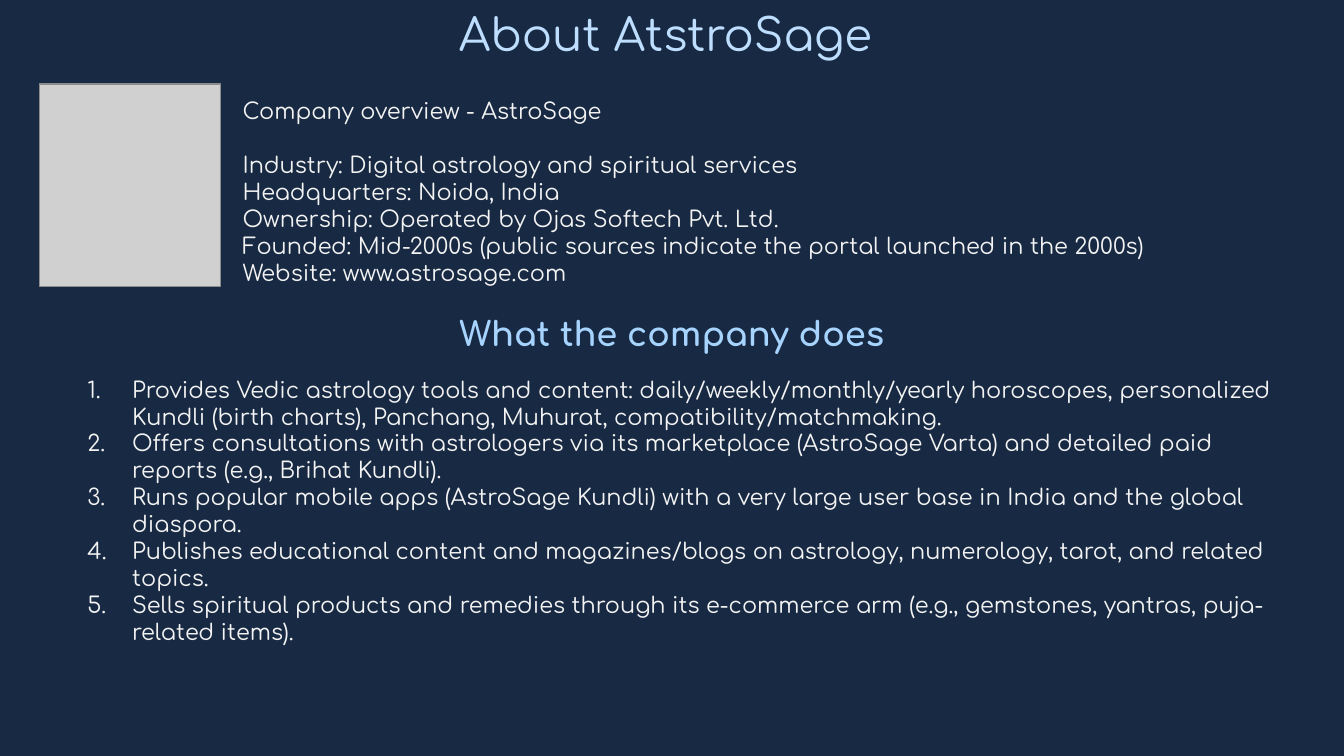
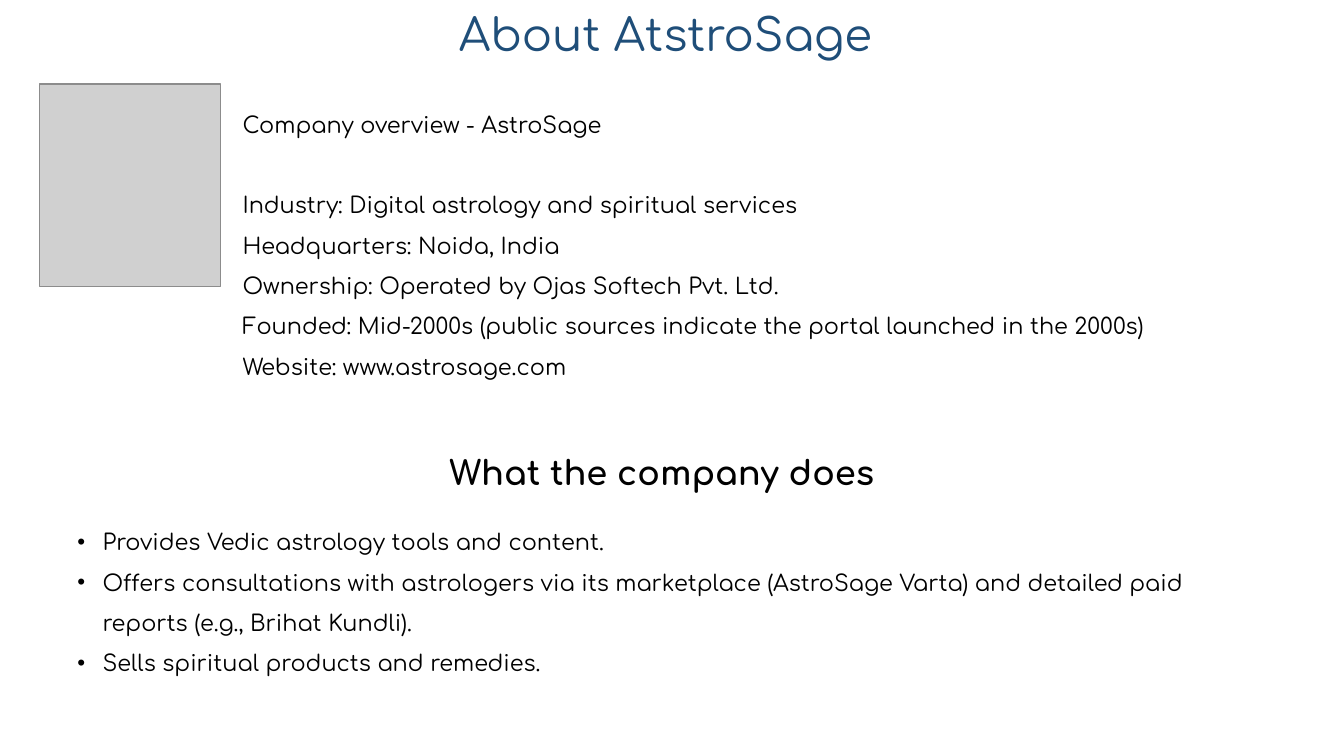
Before and after one commit to vikas9074122983/AstroSage_analysis_excel_dashboard_project, a slide deck: slide 2 of Atrosage_analysis_Vikas.pptx. Drawn at 1344x756 pixels with LibreOffice and Linux fonts; fonts in the diff are those of the drawing; grey boxes stand for pictures. Boxes give left, top, right and bottom in pixels: in the first picture for what was removed or moved away, otherwise in the second. Text is boxed around its words. In the diff, an @@ line names an element or a change of style, - is before the commit and + after.

```diff
--- a/Atrosage_analysis_Vikas.pptx
+++ b/Atrosage_analysis_Vikas.pptx
@@ background #182A43 to #FFFFFF @@
@@ subtitle "About AtstroSage" at box(459, 15, 872, 61): text colour #BEDEFF to #1F4E79 @@
@@ text "Company overview - AstroSage" at box(243, 115, 1143, 380): text colour #F3F3F3 to #000000; line spacing 1 to 1.5 @@
@@ text "What the company does": place and size @@
-text "What the company does" at box(132, 320, 1270, 645)
+text "What the company does" at box(103, 458, 1182, 676)
@@ text at box(103, 458, 1182, 636): text colour #A7D4FF to #000000 in "What the company does"; text colour #F3F3F3 to #000000 in "Offers consultations with astrologers via its marketplace ..."; bullet 1. to •; line spacing 1 to 1.5 @@
@@ text at box(103, 532, 604, 556): text changed; text colour #F3F3F3 to #000000 @@
-1. Provides Vedic astrology tools and content: daily/weekly/monthly/yearly horoscopes, personalized Kundli (birth charts), Panchang, Muhurat, compatibility/matchmaking.
+• Provides Vedic astrology tools and content.
@@ text at box(103, 653, 540, 676): text changed; text colour #F3F3F3 to #000000 @@
-3. Runs popular mobile apps (AstroSage Kundli) with a very large user base in India and the global diaspora.
-4. Publishes educational content and magazines/blogs on astrology, numerology, tarot, and related topics.
-5. Sells spiritual products and remedies through its e-commerce arm (e.g., gemstones, yantras, puja-related items).
+• Sells spiritual products and remedies.
```
Also in this commit, not shown: 18 other slides changed, 8 slides added, 4 slides removed, 2 other files.
